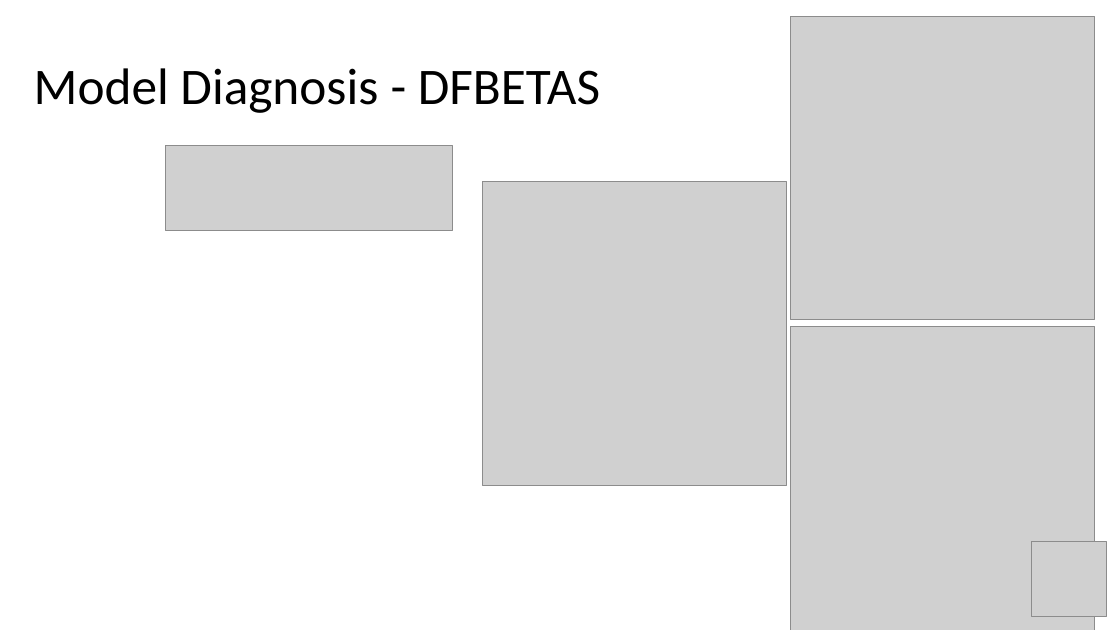
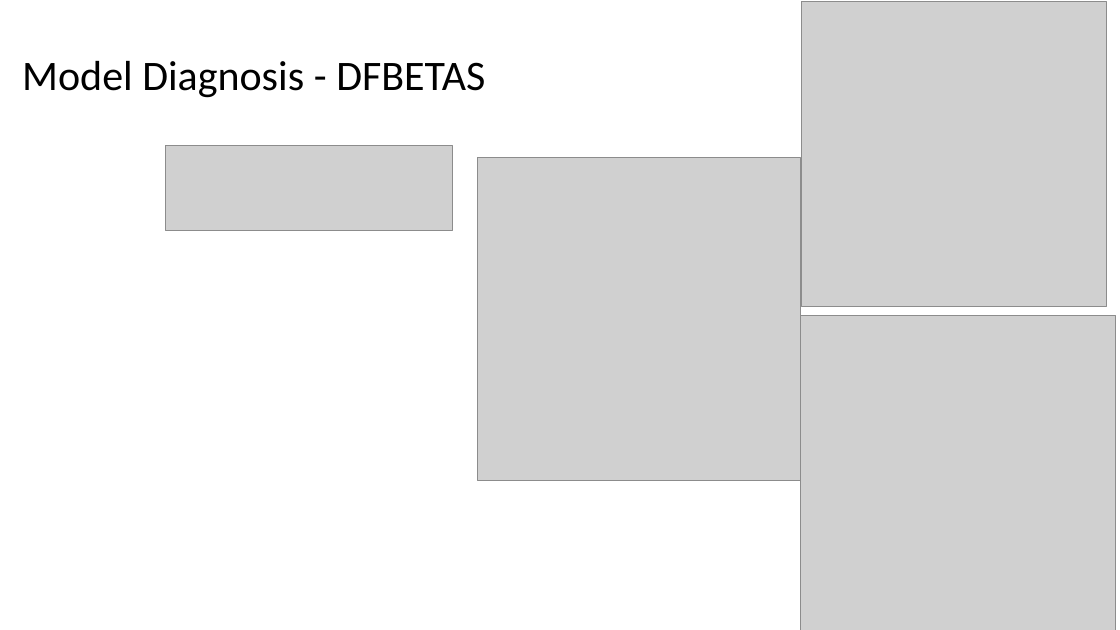
Before and after one commit to heitinamoranika/Module_2, a slide deck: slide 3 of Presentation/4 Rui Huang.pptx. Drawn at 1120x630 pixels with LibreOffice and Linux fonts; fonts in the diff are those of the drawing; grey boxes stand for pictures. Boxes give left, top, right and bottom in pixels: in the first picture for what was removed or moved away, otherwise in the second. Text is boxed around its words. In the diff, an @@ line names an element or a change of style, - is before the commit and + after.

```diff
--- a/Presentation/4 Rui Huang.pptx
+++ b/Presentation/4 Rui Huang.pptx
@@ title "Model Diagnosis - DFBETAS": place and size @@
-title "Model Diagnosis - DFBETAS" at (34,68,600,113)
+title "Model Diagnosis - DFBETAS" at (22,61,485,98)
@@ title "Model Diagnosis - DFBETAS" at (22,61,485,98): size 44 to 36 pt @@
@@ picture: place and size @@
-picture at (791,16,1096,320)
+picture at (802,2,1107,307)
@@ picture: place and size @@
-picture at (482,181,786,486)
+picture at (477,157,801,481)
@@ picture: place and size @@
-picture at (791,326,1096,630)
+picture at (801,315,1116,630)
@@ picture removed at (1032,541,1107,616) @@
```
Also in this commit, not shown: 5 other slides changed, 9 other files.
